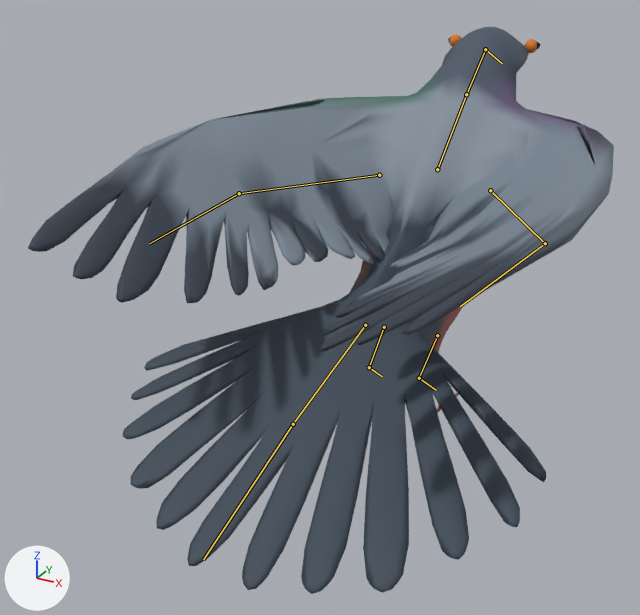
The glTF model assets/pigeon/pigeon.glb, before and after one commit.
Rendered twice from a 50 mm camera at (0.201, -0.505, 0.304) aimed at (-0.032, -0.081, 0.092). Arrows for +X, +Y and +Z are at lower left; the lights stay in place. The first picture is the older version. Both versions are drawn at frame 12 of the action 'Walk'; the numbers are the values there. The bones that bend it are drawn over the model as lines.

Objects in the first picture: 'pigeon-model'.
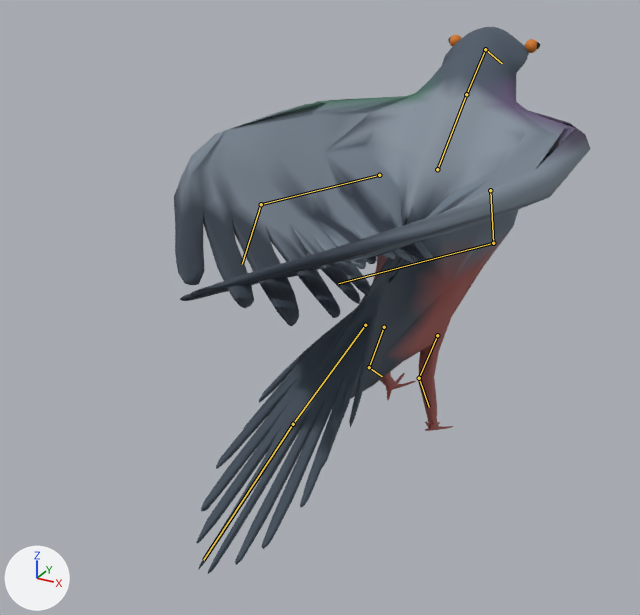
Pixel boxes [x1, y1, x2, y2] of what changed, in the pictures (640 x 615 px):
```json
{"object": "pigeon-model", "change": "posed", "before": [28, 27, 614, 594], "after": [174, 27, 590, 574], "on screen": "29% narrower"}
{"bone": "right-lower-leg-bone", "before": "(419, 378) to (436, 390)", "after": "(419, 378) to (429, 407)"}
{"bone": "right-wing-1", "before": "(490, 190) to (545, 243)", "after": "(490, 190) to (493, 243)"}
{"bone": "right-wing-2", "before": "(545, 243) to (460, 306)", "after": "(493, 243) to (338, 283)"}
{"bone": "left-wing-1", "before": "(379, 175) to (239, 193)", "after": "(379, 175) to (261, 204)"}
{"bone": "left-wing-2", "before": "(239, 193) to (149, 243)", "after": "(261, 204) to (242, 264)"}
{"bone": "tail-bone-2", "before": "(293, 424) to (203, 559)", "after": "(293, 424) to (203, 560)"}
```

Edits to the scene script, one JSON object a line:
```json
{"block": "bone_right_lower_leg_bone", "where": "bone_right_lower_leg_bone = bpy.data.objects['pigeon-armature'].pose.bones['right-lower-leg-bone']  # child of 'right-upper-leg-bone'"}
{"op": "set", "path": "bone_right_lower_leg_bone.rotation_quaternion", "old": "(1.0, 0.0, 0.0, 0.0)", "new": "(0.978, 0.208, 0.0, 0.0)", "note": "degrees (0, 0, 0) -> degrees (24, 0, 0)"}
{"block": "bone_right_wing_1", "where": "bone_right_wing_1 = bpy.data.objects['pigeon-armature'].pose.bones['right-wing-1']"}
{"op": "set", "path": "bone_right_wing_1.rotation_quaternion", "old": "(0.796, -0.257, 0.0, 0.548)", "new": "(0.707, -0.3, 0.0, 0.64)", "note": "degrees (-25, 16, 65) -> degrees (-27, 23, 79)"}
{"block": "bone_right_wing_2", "where": "bone_right_wing_2 = bpy.data.objects['pigeon-armature'].pose.bones['right-wing-2']  # child of 'right-wing-1'"}
{"op": "set", "path": "bone_right_wing_2.rotation_quaternion", "old": "(0.987, -0.159, 0.0, 0.013)", "new": "(0.978, -0.208, 0.0, 0.017)", "note": "degrees (-18, 0, 1) -> degrees (-24, 0, 2)"}
{"block": "bone_left_wing_1", "where": "bone_left_wing_1 = bpy.data.objects['pigeon-armature'].pose.bones['left-wing-1']"}
{"op": "set", "path": "bone_left_wing_1.rotation_quaternion", "old": "(0.796, -0.257, 0.0, -0.548)", "new": "(0.707, -0.3, 0.0, -0.64)", "note": "degrees (-25, -16, -65) -> degrees (-27, -23, -79)"}
{"block": "bone_left_wing_2", "where": "bone_left_wing_2 = bpy.data.objects['pigeon-armature'].pose.bones['left-wing-2']  # child of 'left-wing-1'"}
{"op": "set", "path": "bone_left_wing_2.rotation_quaternion", "old": "(0.987, -0.159, 0.0, -0.013)", "new": "(0.978, -0.208, 0.0, -0.017)", "note": "degrees (-18, 0, -1) -> degrees (-24, 0, -2)"}
{"block": "bone_tail_bone_1", "where": "bone_tail_bone_1 = bpy.data.objects['pigeon-armature'].pose.bones['tail-bone-1']"}
{"op": "set", "path": "bone_tail_bone_1.scale", "old": "(1.0, 1.0, 1.0)", "new": "(0.28, 1.0, 1.0)"}
{"block": "bone_tail_bone_2", "where": "bone_tail_bone_2 = bpy.data.objects['pigeon-armature'].pose.bones['tail-bone-2']  # child of 'tail-bone-1'"}
{"op": "set", "path": "bone_tail_bone_2.scale", "old": "(1.0, 1.0, 1.0)", "new": "(0.28, 1.0, 1.0)"}
```
